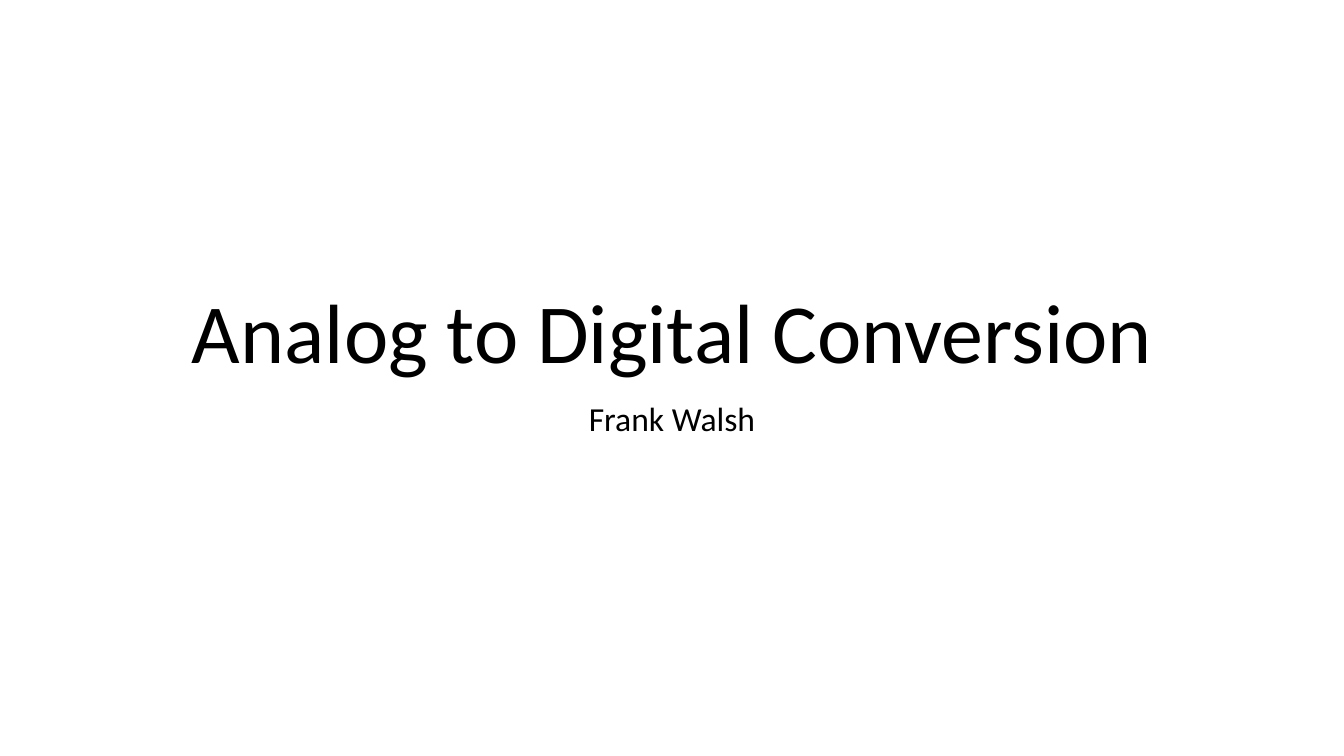
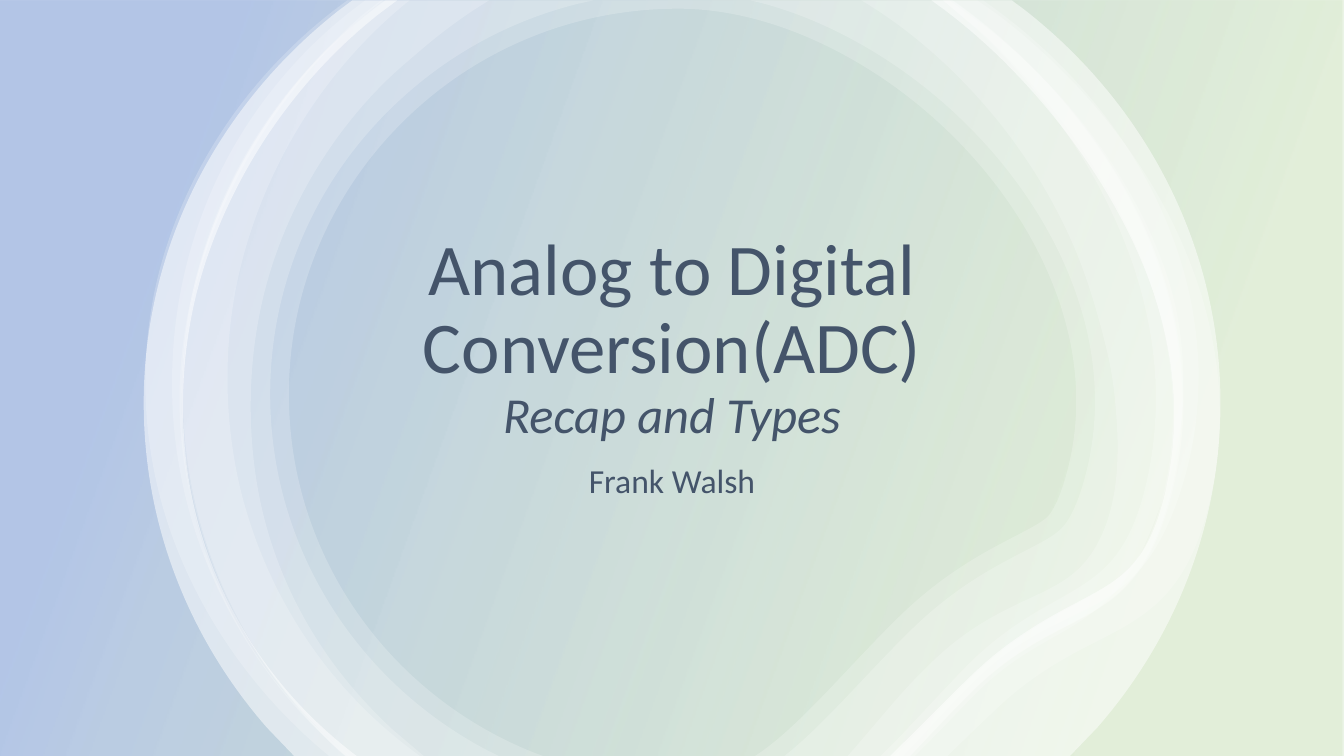
Before and after one commit to fxwalsh/IoT-Protocols-2026, a slide deck: slide 1 of topic-03/talk-2/adc.pptx. Drawn at 1344x756 pixels with LibreOffice and Linux fonts; fonts in the diff are those of the drawing. Boxes give left, top, right and bottom in pixels: in the first picture for what was removed or moved away, otherwise in the second. Text is boxed around its words. In the diff, an @@ line names an element or a change of style, - is before the commit and + after.

```diff
--- a/topic-03/talk-2/adc.pptx
+++ b/topic-03/talk-2/adc.pptx
@@ rectangle added at box(0, 0, 1344, 756), fill gradient #70AD47 to #4472C4 @@
@@ group added at box(144, 0, 1221, 756): 6 freeform shapes @@
@@ title at box(423, 244, 921, 441): text changed; size 60 to 52 pt; text colour #000000 to #44546A @@
-Analog to Digital Conversion
+Analog to Digital Conversion(ADC)
+Recap and Types
@@ subtitle "Frank Walsh": place and size @@
-subtitle "Frank Walsh" at box(589, 407, 755, 432)
+subtitle "Frank Walsh" at box(589, 469, 755, 493)
@@ subtitle "Frank Walsh" at box(589, 469, 755, 493): text colour #000000 to #44546A @@
```
Also in this commit, not shown: 1 other slide changed, 1 slide added, 29 other files.
